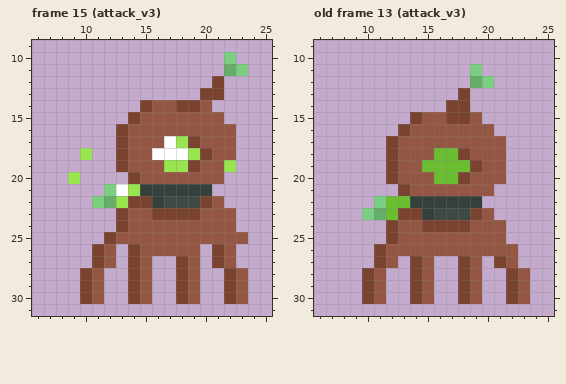
Pixel-art file: TDS_Mod/ModSource/Yossele/Art/Temporary/aseprite/YosseleAttack-Sheet.aseprite. The first picture shows the starting point.
32x32 pixels, 16 frames. Shown: frame 15 (attack_v3): x 6..25, y 9..31; old frame 13 (attack_v3): x 6..25, y 9..31. The old version is drawn lined up with the new one. The commit also changed other frames, which this record leaves out.
Once edited:
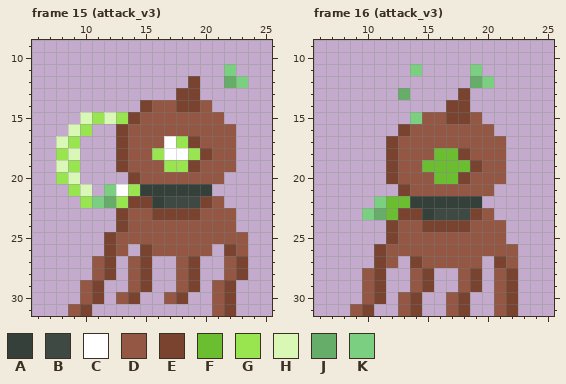
Palette (. is transparent): A #35403a  B #3e4943  C #ffffff  D #945743  E #79432f  F #6abe30  G #99e550  H #d9f7b5  J #65ad69  K #7bcf80
A new or re-ordered frame is compared with the old frame closest to it.
Changes in this commit:
whole drawing moved by +1,-1 (the old picture is shown already moved)
frames re-ordered
Frame 15 (attack_v3):
y 10: x 22 K -> .
y 11: x 22..23 JK -> K.
y 12: x 19 . -> E; x 21..23 E.. -> .JK
y 13: x 18..21 ..EE -> EE..
y 15: x 10..13 .... -> HGHG
y 16: x 9..10 .. -> HG
y 17: x 8..9 .. -> HG
y 18: x 8..10 ..G -> GH.; x 16 C -> G
y 19: x 8..9 .. -> HG; x 22 G -> D
y 20: x 8..9 .G -> GH
y 21: x 9..10 .. -> GH
y 22: x 10 . -> G
y 26: x 11..15 ED.ED -> .ED.E; x 20..23 .ED. -> D.ED
y 27: x 11..12 ED -> DE; x 14..15 ED -> DE; x 18..19 ED -> DE; x 21 E -> .; x 23 . -> E
y 28: x 10 E -> .; x 12 . -> E; x 14..15 ED -> DE; x 18..19 ED -> DE; x 22..23 ED -> DE
y 29: x 10..11 ED -> DE; x 14..15 ED -> DE; x 18..19 ED -> DE; x 21 . -> D; x 23 D -> .
y 30: x 10..11 ED -> DE; x 13 . -> D; x 15 D -> .; x 17 . -> D; x 19 D -> .; x 21 . -> D; x 23 D -> .
y 31: x 9..10 .. -> DE; x 21..22 .. -> DE
Frame 16 (attack_v3) against old frame 13 (attack_v3):
y 11: x 14 . -> K
y 13: x 13 . -> J
y 15: x 14 E -> K
y 27: x 16..18 ..E -> DDD
y 28..29: x 10..11 ED -> DE; x 14..15 ED -> DE; x 18..19 ED -> DE; x 21 . -> D; x 23 D -> .
y 30: x 10..11 ED -> DE; x 13 . -> D; x 15 D -> .; x 17 . -> D; x 19 D -> .; x 21 . -> D; x 23 D -> .
y 31: x 9..10 .. -> DE; x 13..14 .. -> DE; x 17..18 .. -> DE; x 21..22 .. -> DE
